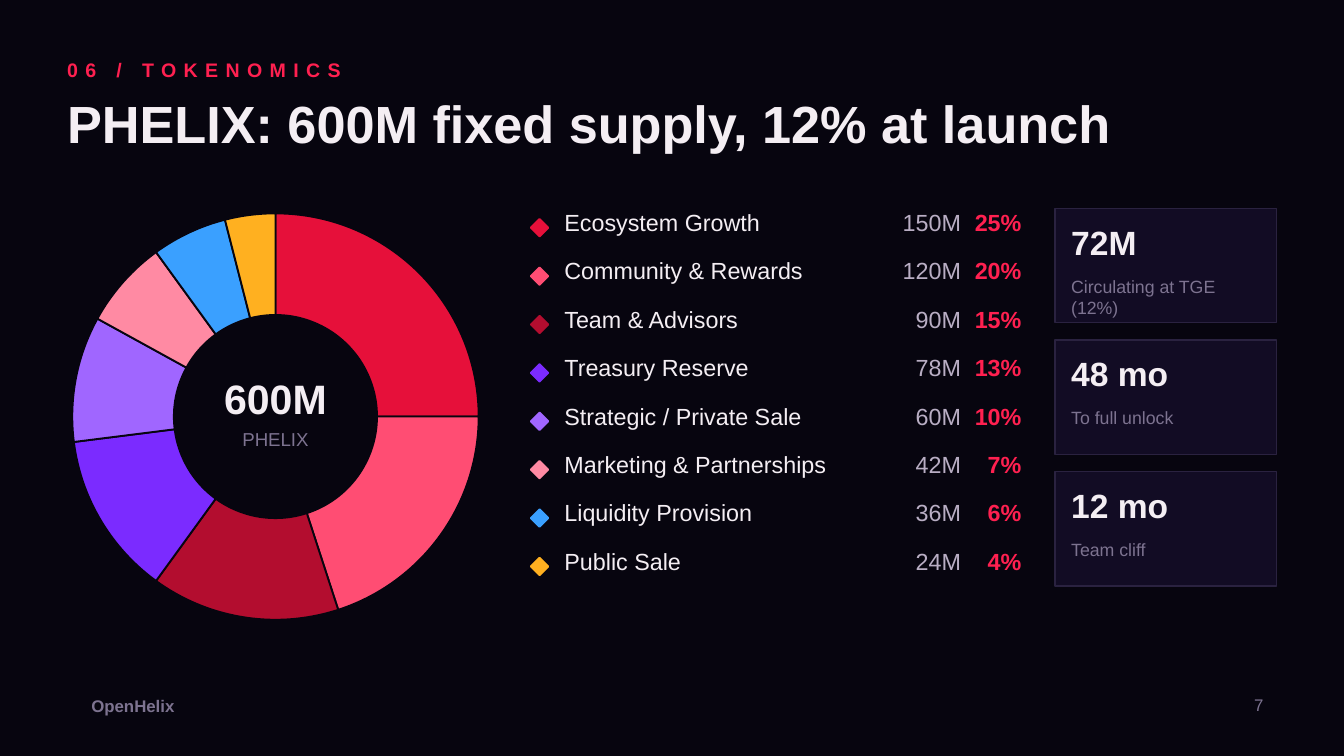
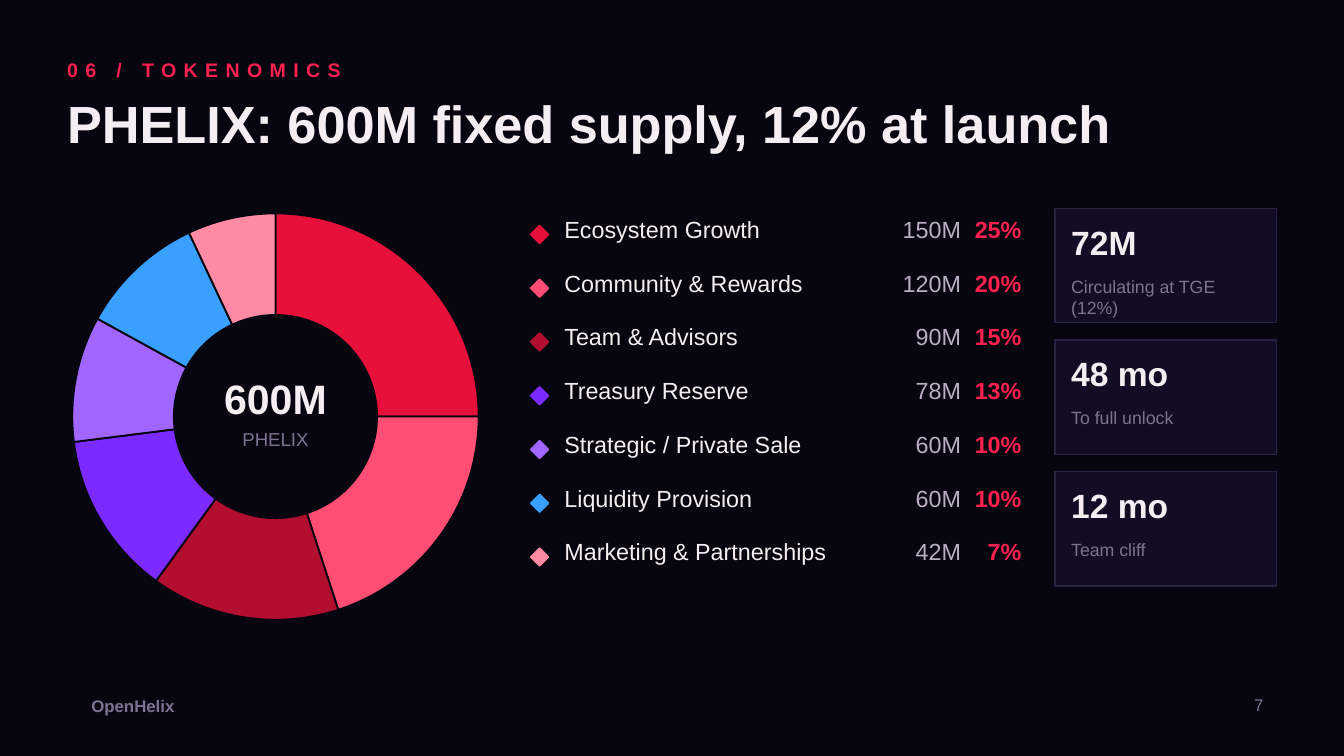
Before and after one commit to Cautiouszeal1/openhelix, a slide deck: slide 7 of OpenHelix-Pitch-Deck.pptx. Drawn at 1344x756 pixels with LibreOffice and Linux fonts; fonts in the diff are those of the drawing; background and template pictures are left out. Boxes give left, top, right and bottom in pixels: in the first picture for what was removed or moved away, otherwise in the second. Text is boxed around its words. In the diff, an @@ line names an element or a change of style, - is before the commit and + after.

```diff
--- a/OpenHelix-Pitch-Deck.pptx
+++ b/OpenHelix-Pitch-Deck.pptx
@@ doughnut chart at [54, 195, 497, 638] @@
-categories: Ecosystem Growth, Community & Rewards, Team & Advisors, Treasury Reserve, Strategic / Private Sale, Marketing & Partnerships, Liquidity Provision, Public Sale
+categories: Ecosystem Growth, Community & Rewards, Team & Advisors, Treasury Reserve, Strategic / Private Sale, Liquidity Provision, Marketing & Partnerships
-Series 1: 25, 20, 15, 13, 10, 7, 6, 4
+Series 1: 25, 20, 15, 13, 10, 10, 7
@@ 3 texts, 1 diamond: place and size @@
-3 texts, 1 diamond at [531, 214, 1022, 237]
+3 texts, 1 diamond at [531, 221, 1022, 243]
@@ 3 texts: place and size @@
-3 texts at [564, 262, 1022, 284]
+3 texts at [564, 275, 1022, 297]
@@ diamond: place and size @@
-diamond at [531, 267, 548, 285]
+diamond at [531, 280, 548, 297]
@@ 3 texts: place and size @@
-3 texts at [564, 311, 1022, 329]
+3 texts at [564, 328, 1022, 346]
@@ diamond: place and size @@
-diamond at [531, 316, 548, 333]
+diamond at [531, 333, 548, 351]
@@ 3 texts, 1 diamond: place and size @@
-3 texts, 1 diamond at [531, 359, 1022, 382]
+3 texts, 1 diamond at [531, 382, 1022, 405]
@@ 3 texts, 1 diamond: place and size @@
-3 texts, 1 diamond at [531, 408, 1022, 430]
+3 texts, 1 diamond at [531, 436, 1022, 458]
@@ diamond: place and size @@
-diamond at [531, 509, 548, 527]
+diamond at [531, 495, 548, 512]
@@ text "Liquidity Provision": place and size @@
-text "Liquidity Provision" at [564, 504, 752, 526]
+text "Liquidity Provision" at [564, 490, 752, 512]
@@ text removed at [916, 504, 961, 521] @@
-36M
@@ text added at [916, 490, 961, 507], 12.5 pt, text #B9AEC4 @@
+60M
@@ text added at [975, 490, 1022, 508], 12.5 pt, text #FF2050, bold @@
+10%
@@ text removed at [988, 504, 1022, 522] @@
-6%
@@ 3 texts: place and size @@
-3 texts at [564, 456, 1022, 478]
+3 texts at [564, 543, 1022, 565]
@@ diamond: place and size @@
-diamond at [531, 461, 548, 478]
+diamond at [531, 548, 548, 566]
@@ diamond removed at [531, 558, 548, 575] @@
@@ text removed at [564, 553, 681, 571] @@
-Public Sale
@@ text removed at [916, 553, 961, 570] @@
-24M
@@ text removed at [988, 553, 1022, 570] @@
-4%
```
Also in this commit, not shown: 1 other slide changed, 5 other files.
